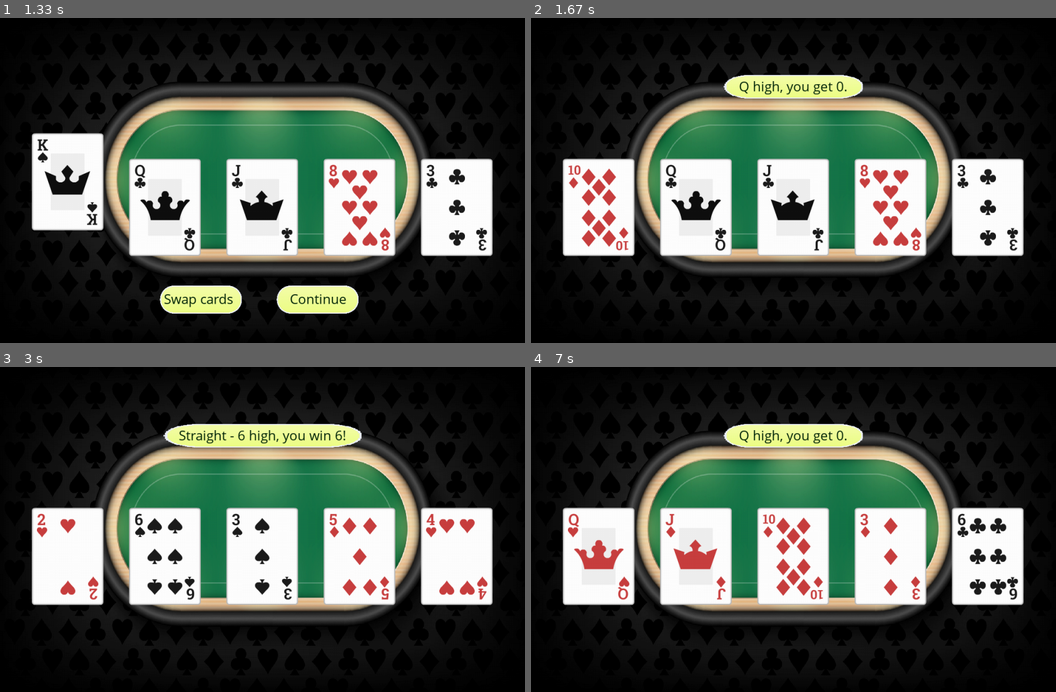
Above: before the commit, frames 1-4 (two rows, left to right).
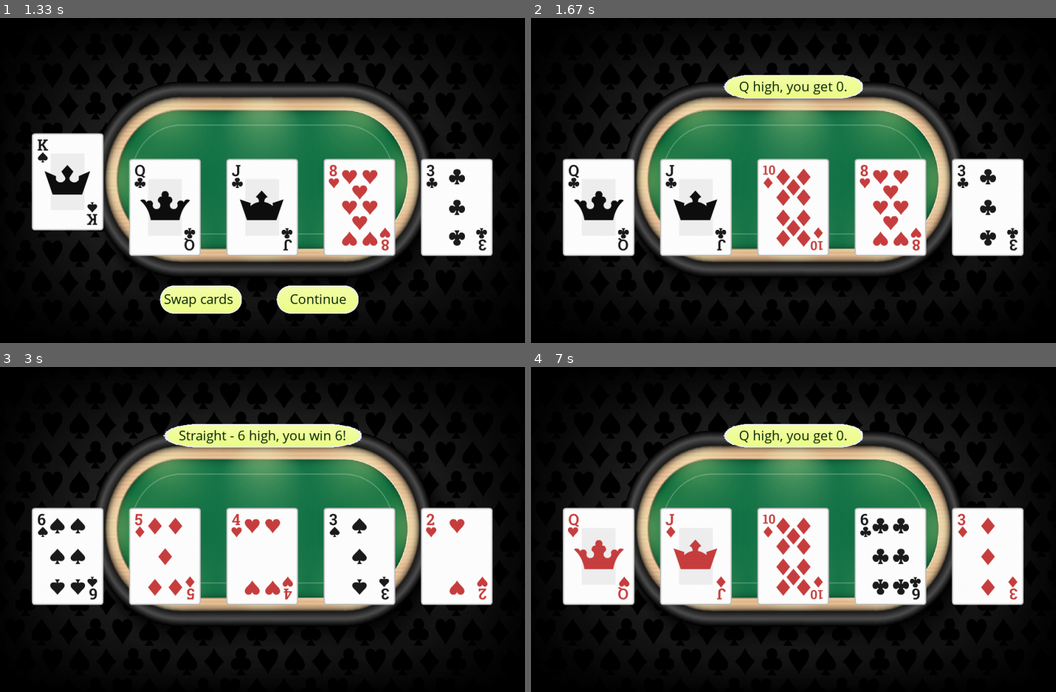
Above: after the commit, the same moments.

Repository: jungleistx/poker_game
Game: pygame game, started from main.py
The game is run twice, just before and just after one commit, with the same random seed, the same clock (stepped at 60 frames per second) and the same inputs.
Inputs (mouse positions are in pixels of both pictures, inside the frame that each line leads up to):
- Up to frame 1 (1.33 s): click "Continue" at 0.38 s; tap Space at 0.67 s; tap 1 at 1 s
- Up to frame 2 (1.67 s): tap Space at 1.4 s
- Up to frame 3 (3 s): tap Space at 1.7, 2.9 s; click (63, 519) at 1.88 s; click (267, 565) at 2.22 s; tap 1 at 2.98 s
- Up to frame 4 (7 s): tap Space at 3.2, 5.4, 5.7, 6.97 s; click (966, 519) at 3.38 s; click (998, 500) at 3.72 s; click (993, 597) at 4.05 s; click (819, 513) at 4.38 s; click (662, 588) at 4.72 s; click (709, 630) at 5.05 s; tap C at 5.48 s; click (615, 549) at 6.28 s; click (987, 523) at 6.62 s

Frame 1 is identical in both runs. In frame 2, 2.8% of the frame differs, in the area x 7-56%, y 45-72%; in frame 3, 3.5%, in the area x 7-93%, y 45-72%; in frame 4, 1.9%.

Commit message:
mod Window, add set_card_locations() to draw_cards()

Diff:
--- a/classes/window.py
+++ b/classes/window.py
@@ -105,6 +105,7 @@
 
 
 	def draw_cards(self):
+		self.set_card_locations()
 		for card in self.game.player.hand:
 			card.image.draw_image(self.window)
 
